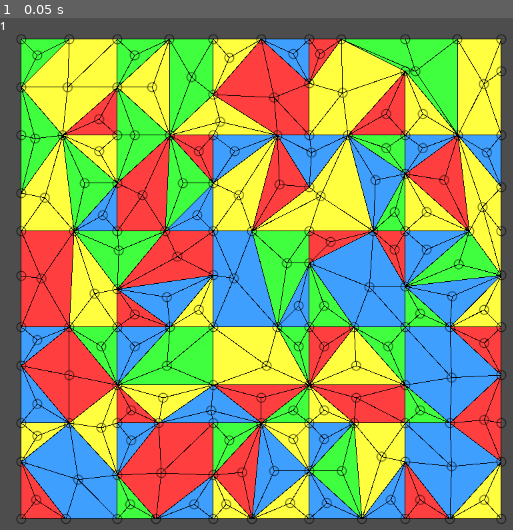
Above: before the commit, frame 1.
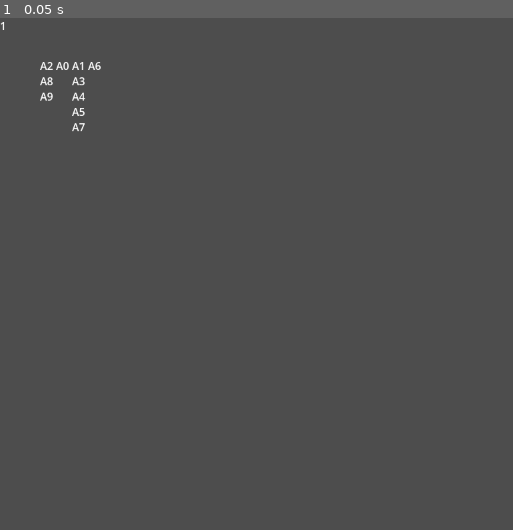
Above: after the commit, the same moment.

Repository: Pe3Hu/raupatu
Game: Godot game, scene res://scenes/game/Game.tscn
The game is run twice, just before and just after one commit, with the same random seed, the same clock (stepped at 60 frames per second) and the same inputs.
Inputs:
- Up to frame 1 (0.05 s): no input

The runs differ from the first frame. In frame 1, 88% of the frame differs, in the area x 3-99%, y 3-99%.

Commit message:
version 0.0033
1. Bienenstock, Zeitleiste, Zeitspanne and Fehler classes added

Diff:
--- a/project.godot
+++ b/project.godot
@@ -21,6 +21,7 @@
 Classes_0="*res://scripts/Classes_0.gd"
 Classes_1="*res://scripts/Classes_1.gd"
 Classes_2="*res://scripts/Classes_2.gd"
+Classes_3="*res://scripts/Classes_3.gd"
 
 [display]
 
--- /dev/null
+++ b/scenes/3/fehler/fehler.gd
@@ -0,0 +1,6 @@
+extends MarginContainer
+
+
+
+func set_label_text(text_) -> void:
+	$Label.text = text_
--- /dev/null
+++ b/scenes/3/fehler/fehler.tscn
@@ -0,0 +1,15 @@
+[gd_scene load_steps=2 format=3 uid="uid://dcg4a7ljh3f84"]
+
+[ext_resource type="Script" path="res://scenes/3/fehler/fehler.gd" id="1_3eg6o"]
+
+[node name="Fehler" type="MarginContainer"]
+offset_right = 40.0
+offset_bottom = 40.0
+rotation = 1.5708
+script = ExtResource("1_3eg6o")
+
+[node name="Label" type="Label" parent="."]
+layout_mode = 2
+text = "2A"
+horizontal_alignment = 1
+vertical_alignment = 1
--- /dev/null
+++ b/scenes/3/zeitleiste/zeitleiste.tscn
@@ -0,0 +1,7 @@
+[gd_scene format=3 uid="uid://cgl1qxyb33ubx"]
+
+[node name="Zeitleiste" type="HBoxContainer"]
+offset_left = 60.0
+offset_top = 60.0
+offset_right = 100.0
+offset_bottom = 100.0
--- /dev/null
+++ b/scenes/3/zeitspanne/zeitspanne.tscn
@@ -0,0 +1,4 @@
+[gd_scene format=3 uid="uid://crhnh0s3wu3th"]
+
+[node name="Zeitspanne" type="VBoxContainer"]
+theme_override_constants/separation = 0
--- a/scenes/game/Game.gd
+++ b/scenes/game/Game.gd
@@ -2,7 +2,8 @@
 
 
 func _ready():
-	Global.obj.leinwand = Classes_1.Leinwand.new()
+	#Global.obj.leinwand = Classes_1.Leinwand.new()
+	Global.obj.bienenstock = Classes_3.Bienenstock.new()
 #	datas.sort_custom(Classes_0.Sorter, "sort_ascending")
 
 
--- a/scripts/Classes_1.gd
+++ b/scripts/Classes_1.gd
@@ -171,6 +171,72 @@
 		num.square += abs((b.x-a.x)*(c.y-a.y)-(c.x-a.x)*(b.y-a.y))/2
 
 
+#подступ
+class Zugang:
+	var obj = {}
+	var arr = {}
+	var word = {}
+	var scene = {}
+
+
+	func _init(input_) -> void:
+		obj.schlitz = input_.schlitz
+		obj.lager = input_.lager
+		obj.leinwand = input_.leinwand
+		init_knopfs()
+		init_scene()
+
+
+	func init_knopfs() -> void:
+		arr.knopf = []
+		arr.knopf.append(obj.lager)
+		arr.knopf.append_array(obj.schlitz.arr.knopf)
+		arr.knopf.append(obj.lager)
+		scene.myself = Global.scene.schlitz.instantiate()
+
+
+	func init_scene() -> void:
+		scene.myself = Global.scene.zugang.instantiate()
+
+		for knopf in arr.knopf:
+			scene.myself.add_point(knopf.vec.position)
+
+		obj.leinwand.scene.myself.get_node("Zugangs").add_child(scene.myself)
+
+
+	func init_polygon() -> void:
+		var vertexs = PackedVector2Array()
+
+		for knopf in arr.knopf:
+			vertexs.append(knopf.vec.position)
+
+		var polygon = Polygon2D.new()
+		polygon.set_polygon(vertexs)
+
+		var h = 0.5
+		var s = 0.75
+		var v = 1
+		word.color = "Black"
+
+		match word.color:
+			"White":
+				s = 0.0
+				v = 1.0
+			"Black":
+				v = 0.0
+			"Red":
+				h = 0.0
+			"Green":
+				h = 120/360.0
+			"Blue":
+				h = 210.0/360.0
+			"Yellow":
+				h = 60.0/360.0
+
+		polygon.set_color(Color.from_hsv(h,s,v))
+		obj.leinwand.scene.myself.get_node("Klappes").add_child(polygon)
+
+
 #заплатка
 class Bletz:
 	var num = {}
@@ -290,8 +356,7 @@
 
 	func _init() -> void:
 		dict.schlitz = {}
-		scene.myself = Global.scene.leinwand.instantiate()
-		Global.node.game.add_child(scene.myself)
+		init_scene()
 		init_knopfs()
 		init_klappes()
 		add_new_schlitzs()
@@ -299,6 +364,11 @@
 		calc_klappe_squares()
 		set_lagers()
 		init_zugangs()
+
+
+	func init_scene() -> void:
+		scene.myself = Global.scene.leinwand.instantiate()
+		Global.node.game.add_child(scene.myself)
 
 
 	func init_knopfs() -> void:
@@ -565,5 +635,5 @@
 				input.schlitz = schlitz
 				input.lager = bletz.obj.lager
 				input.leinwand = self
-				var zugang = Classes_2.Zugang.new(input)
+				var zugang = Classes_1.Zugang.new(input)
 				bletz.dict.zugang[schlitz] = zugang
--- a/scripts/Classes_2.gd
+++ b/scripts/Classes_2.gd
@@ -1,68 +1,50 @@
 extends Node
 
 
-
-#подступ
-class Zugang:
+#шифр
+class Chiffre:
 	var obj = {}
-	var arr = {}
-	var word = {}
-	var scene = {}
 
 
 	func _init(input_) -> void:
-		obj.schlitz = input_.schlitz
-		obj.lager = input_.lager
-		obj.leinwand = input_.leinwand
-		init_knopfs()
-		init_scene()
+		pass
 
 
-	func init_knopfs() -> void:
-		arr.knopf = []
-		arr.knopf.append(obj.lager)
-		arr.knopf.append_array(obj.schlitz.arr.knopf)
-		arr.knopf.append(obj.lager)
-		scene.myself = Global.scene.schlitz.instantiate()
+#предположение
+class Annahme:
+	var obj = {}
 
 
-	func init_scene() -> void:
-		scene.myself = Global.scene.zugang.instantiate()
-
-		for knopf in arr.knopf:
-			scene.myself.add_point(knopf.vec.position)
-
-		obj.leinwand.scene.myself.get_node("Zugangs").add_child(scene.myself)
+	func _init(input_) -> void:
+		pass
 
 
-	func init_polygon() -> void:
-		var vertexs = PackedVector2Array()
+#блокнот
+class Notizbuch:
+	var obj = {}
 
-		for knopf in arr.knopf:
-			vertexs.append(knopf.vec.position)
 
-		var polygon = Polygon2D.new()
-		polygon.set_polygon(vertexs)
+	func _init(input_) -> void:
+		pass
 
-		var h = 0.5
-		var s = 0.75
-		var v = 1
-		word.color = "Black"
 
-		match word.color:
-			"White":
-				s = 0.0
-				v = 1.0
-			"Black":
-				v = 0.0
-			"Red":
-				h = 0.0
-			"Green":
-				h = 120/360.0
-			"Blue":
-				h = 210.0/360.0
-			"Yellow":
-				h = 60.0/360.0
+#взломщик
+class Einbrecher:
+	var obj = {}
 
-		polygon.set_color(Color.from_hsv(h,s,v))
-		obj.leinwand.scene.myself.get_node("Klappes").add_child(polygon)
+
+	func _init(input_) -> void:
+		obj.notizbuch = input_.notizbuch
+		obj.chiffre = input_.chiffre
+
+
+#тайник
+class Versteck:
+	var obj = {}
+
+
+	func _init(input_) -> void:
+		#вор
+		obj.dieb = input_.dieb
+		#владелец
+		obj.besitzer = input_.besitzer
--- /dev/null
+++ b/scripts/Classes_3.gd
@@ -0,0 +1,127 @@
+extends Node
+
+
+#жук
+class Fehler:
+	var num = {}
+	var obj = {}
+	var scene = {}
+
+
+	func _init(input_) -> void:
+		num.index = Global.num.index.fehler
+		Global.num.index.fehler += 1
+		obj.bienenstock = input_.bienenstock
+		obj.zeitspanne = null
+		init_scene()
+
+
+	func init_scene() -> void:
+		scene.myself = Global.scene.fehler.instantiate()
+		var text = "A"+str(num.index)
+		scene.myself.set_label_text(text)
+
+
+#период времени
+class Zeitspanne:
+	var obj = {}
+	var arr = {}
+	var scene = {}
+
+
+	func _init(input_) -> void:
+		obj.zeitleiste = input_.zeitleiste
+		arr.fehler = []
+		init_scene()
+
+
+	func init_scene() -> void:
+		scene.myself = Global.scene.zeitspanne.instantiate()
+		obj.zeitleiste.scene.myself.add_child(scene.myself)
+		Global.node.game.add_child(scene.myself)
+
+
+	func add_fehler(fehler_) -> void:
+		if fehler_.obj.zeitspanne != null:
+			fehler_.obj.zeitspanne.remove_fehler(fehler_)
+
+		arr.fehler.append(fehler_)
+		scene.myself.add_child(fehler_.scene.myself)
+
+
+	func remove_fehler(fehler_) -> void:
+		arr.fehler.erase(fehler_)
+
+
+#временная шкала
+class Zeitleiste:
+	var num = {}
+	var obj = {}
+	var dict = {}
+	var scene = {}
+
+
+	func _init(input_) -> void:
+		obj.bienenstock = input_.bienenstock
+		num.zeitspannes = input_.zeitspannes
+		init_scene()
+		init_zeitspannes()
+
+
+	func init_scene() -> void:
+		scene.myself = Global.scene.zeitleiste.instantiate()
+		Global.node.game.add_child(scene.myself)
+
+
+	func init_zeitspannes() -> void:
+		dict.zeitspanne = {}
+
+		for _i in num.zeitspannes:
+			var input = {}
+			input.index = _i
+			input.zeitleiste = self
+			dict.zeitspanne[_i] = Classes_3.Zeitspanne.new(input)
+
+
+#взломщик
+class Einbrecher:
+	var obj = {}
+
+
+	func _init(input_) -> void:
+		obj.notizbuch = input_.notizbuch
+		obj.chiffre = input_.chiffre
+
+
+#улей
+class Bienenstock:
+	var obj = {}
+	var arr = {}
+
+
+	func _init() -> void:
+		init_zeitleiste()
+		init_fehlers()
+
+
+	func init_zeitleiste() -> void:
+		var input = {}
+		input.zeitspannes = 4
+		input.bienenstock = self
+		obj.zeitleiste = Classes_3.Zeitleiste.new(input)
+
+
+	func init_fehlers() -> void:
+		arr.fehler = []
+		var n = 10
+
+		for _i in n:
+			var input = {}
+			input.bienenstock = self
+			var fehler = Classes_3.Fehler.new(input)
+			arr.fehler.append(fehler)
+
+			var index = Global.get_random_element(obj.zeitleiste.dict.zeitspanne.keys())
+			#var index = 1
+			var zeitspanne = obj.zeitleiste.dict.zeitspanne[index]
+			zeitspanne.add_fehler(fehler)
--- a/scripts/Global.gd
+++ b/scripts/Global.gd
@@ -17,6 +17,7 @@
 func init_num() -> void:
 	num.index = {}
 	num.index.knopf = 0
+	num.index.fehler = 0
 
 	num.leinwand = {}
 	num.leinwand.n = 6
@@ -94,11 +95,13 @@
 
 
 func init_scene() -> void:
-	scene.knopf = load("res://scenes/knopf/Knopf.tscn")
-	scene.schlitz = load("res://scenes/schlitz/Schlitz.tscn")
-	scene.zugang = load("res://scenes/zugang/Zugang.tscn")
-	scene.leinwand = load("res://scenes/leinwand/Leinwand.tscn")
-
+	scene.knopf = load("res://scenes/1/knopf/Knopf.tscn")
+	scene.schlitz = load("res://scenes/1/schlitz/Schlitz.tscn")
+	scene.zugang = load("res://scenes/1/zugang/Zugang.tscn")
+	scene.leinwand = load("res://scenes/1/leinwand/Leinwand.tscn")
+	scene.fehler = load("res://scenes/3/fehler/Fehler.tscn")
+	scene.zeitspanne = load("res://scenes/3/zeitspanne/Zeitspanne.tscn")
+	scene.zeitleiste = load("res://scenes/3/zeitleiste/Zeitleiste.tscn")
 
 
 func _ready() -> void:
Renamed: scenes/knopf/knopf.tscn -> scenes/1/knopf/knopf.tscn
Renamed: scenes/leinwand/leinwand.tscn -> scenes/1/leinwand/leinwand.tscn
Renamed: scenes/schlitz/schlitz.tscn -> scenes/1/schlitz/schlitz.tscn
Renamed: scenes/zugang/zugang.tscn -> scenes/1/zugang/zugang.tscn
